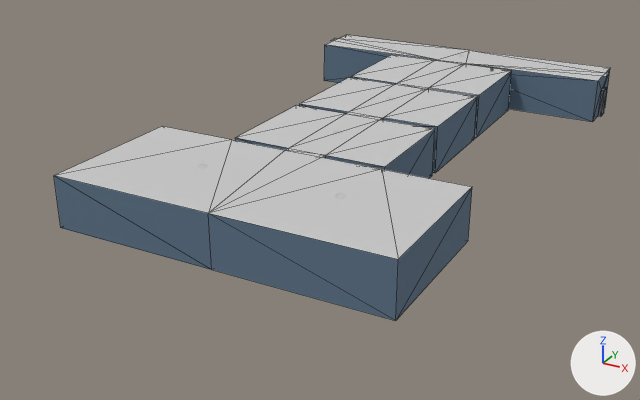
A saved change to the FBX model Assets/Meshes/room.FBX.
The view is the same before and after, from a camera (50 mm lens) standing at (5.4, -13.78, 4.79) and looking at (-0.18, -3.63, -0.28). Arrows for +X, +Y and +Z are at lower right; the lights stay in place. The first picture is the older version. Mesh edges are drawn as thin lines on the coarser meshes. Where no turn or scale is listed for an object, it has been applied to the vertices. Vertices at exactly the same position are counted once.
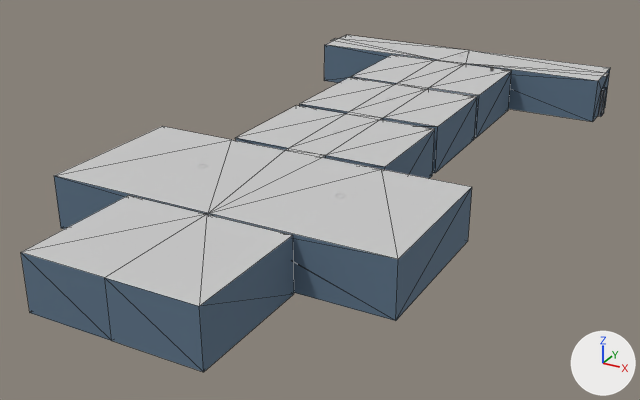
Patch to the scene script:
```diff
--- a/Assets/Meshes/room.FBX.py
+++ b/Assets/Meshes/room.FBX.py
@@ me_mesh @@
 # used by ob_plane001; location = (0.0, 0.0, 0.0)
-me_mesh.from_pydata(...)  # 120 vertices, 232 faces; spans x -2.63..2.63, y -6.52..1.81, z 0.0..0.71
+me_mesh.from_pydata(...)  # 206 vertices, 374 faces; spans x -2.63..2.63, y -8.22..1.81, z 0.0..0.71
+# me_mesh part 1
+# 6 faces are deleted
+# 20 vertices are added at x -1.11..1.11, y -8.22..-6.52, z 0.0..0.71
+# 6 new vertices lie (0.0, 1.67, 0.0) away from vertices in x -1.11..1.11, y -8.22, z 0.0..0.71
+# 28 new faces join them, mat_walls (blue #5c7287)
+# 14 new faces join them, mat_floors (greyish blue #6d7291)
+# 12 new faces join them, mat_metal (light grey #cacaca)
+# 4 new faces join them, mat_ceiling (light grey #cacaca)
+# other edits to the shape of me_mesh do not show in these pictures
 me_mesh.materials.append(mat_walls)
@@ me_mesh @@
 me_mesh.materials.append(mat_ceiling)
+me_mesh.materials.append(mat_metal)  # light grey #cacaca
```

Location of each change, [x1, y1, x2, y2] in pixels of the pictures (640 x 400 px):
'Plane001', reshaped (18% taller): before [54, 35, 610, 321]; after [21, 35, 610, 372]
part 1 of me_mesh, built on: before [54, 176, 398, 321]; after [21, 176, 398, 372]
